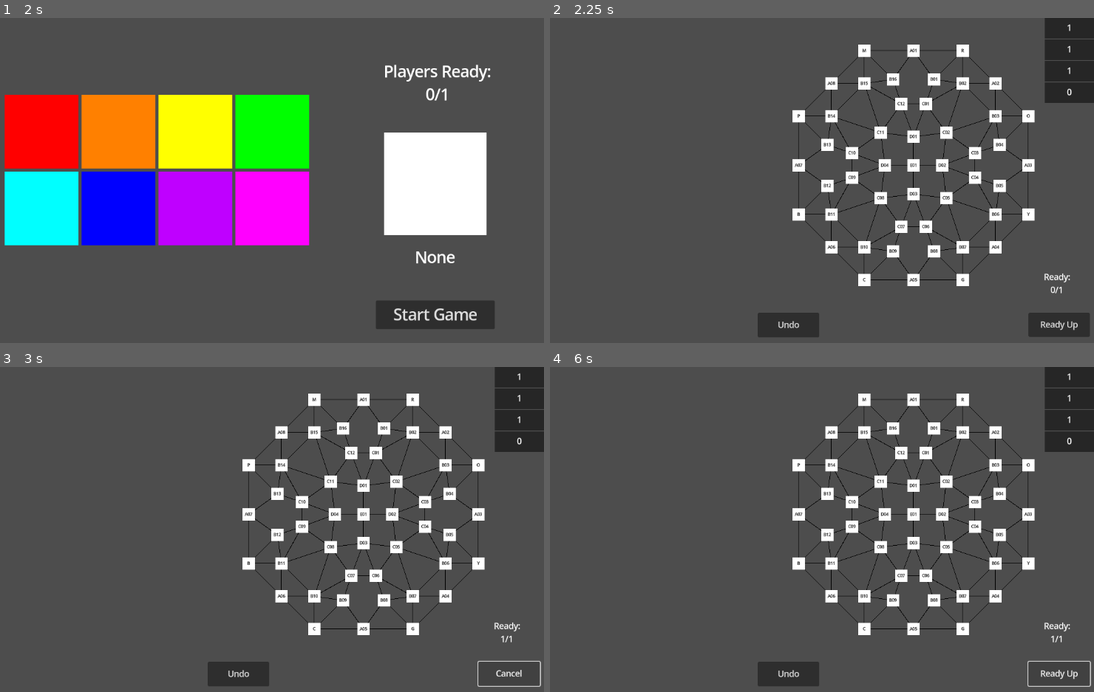
Above: before the commit, frames 1-4 (two rows, left to right).
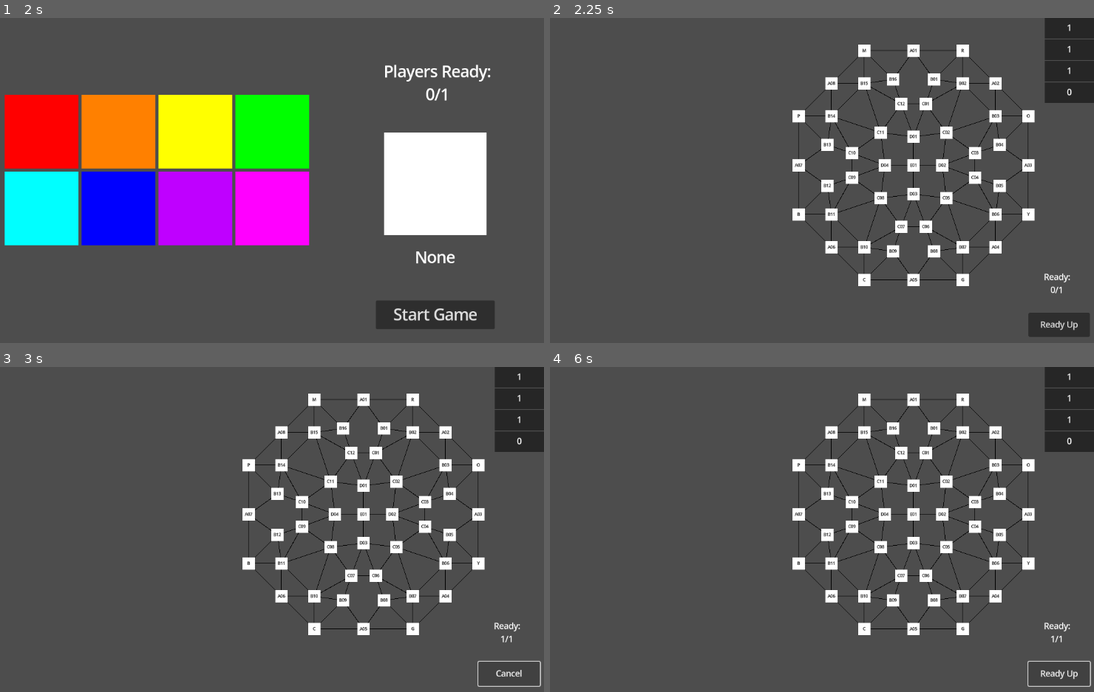
Above: after the commit, the same moments.

Repository: JadenValdez/DivideAndConquer
Game: Godot game, scene res://Scenes/Multiplayer.tscn
The game is run twice, just before and just after one commit, with the same random seed, the same clock (stepped at 60 frames per second) and the same inputs.
Inputs (mouse positions are in pixels of both pictures, inside the frame that each line leads up to):
- Up to frame 1 (2 s): tap Enter at 0.5 s; move the mouse to (380, 167) at 0.52 s; click (380, 167) at 0.67 s; click "Host Game" at 1.25 s
- Up to frame 2 (2.25 s): click "Start Game" at 2 s
- Up to frame 3 (3 s): click "Ready Up" at 2.75 s
- Up to frame 4 (6 s): click (789, 672) at 3.5 s, where only the run before the commit has a clickable "Undo"; click (789, 672) at 4.25 s, where only the run before the commit has a clickable "Undo"; click (789, 672) at 5 s, where only the run before the commit has a clickable "Undo"; click "Cancel" at 5.75 s

Frame 1 is identical in both runs. In frame 2, 0.8% of the frame differs, in the area x 38-50%, y 90-99%; in frame 3, 0.8%; in frame 4, 0.8%.
Error after the commit: Parse Error: Identifier "player_id" not declared in the current scope. (res://Scripts/ConquestSimulation.gd:35)

Commit message:
Started Conquest Simulation Logic
Started working on conquest simulation

Diff:
--- a/Scenes/MainBoard.tscn
+++ b/Scenes/MainBoard.tscn
@@ -385,6 +385,7 @@
 vertical_alignment = 1
 
 [node name="Undo" type="Button" parent="."]
+visible = false
 offset_left = 496.0
 offset_top = 576.0
 offset_right = 616.0
--- a/Scripts/ConquestSimulation.gd
+++ b/Scripts/ConquestSimulation.gd
@@ -1,12 +1,39 @@
 extends Node
 
 var TroopLocations: Dictionary = {}
-# Called when the node enters the scene tree for the first time.
+var TroopStatus: Dictionary = {}
+
 func _ready() -> void:
 	pass # Replace with function body.
 
+#"Team": GameManager.Players[multiplayer.get_unique_id()].Name,
+#"Type": troop_type,
+#"TP": troop_tp,
+#"Location": location,
+#"FireMove": fire_move,
+#"M1": m_1_location.text,
+#"M2": m_2_location.text,
+#"M3": m_3_location.text,
+#"M4": m_4_location.text
+
 func SimulateConquest(attack_lists: Dictionary) -> void:
+
 	TroopLocations = {}
 	for player_id in attack_lists:
 		for troop in attack_lists[player_id]:
-			pass
+			if attack_lists[player_id][troop].Location != "None":
+				TroopLocations[attack_lists[player_id][troop].Location][troop] = {
+					"Team": attack_lists[player_id][troop].Team,
+					"Type": attack_lists[player_id][troop].Type,
+					"TP": attack_lists[player_id][troop].TP
+				}
+
+				TroopStatus[troop] = "Active"
+
+	for location in TroopLocations:
+		for troop in TroopLocations[location]:
+			if attack_lists[player_id][troop].M1 != "X":
+				if attack_lists[player_id][troop].FireMove == 1:
+					pass
+				else:
+					pass
--- a/Scripts/MainBoard.gd
+++ b/Scripts/MainBoard.gd
@@ -4,9 +4,12 @@
 @onready var ready_button: Button = $Ready
 @onready var ready_players_label: Label = $ReadyPlayersLabel
 
+@onready var undo: Button = $Undo
+
 const TROOP_TAB = preload("res://Scenes/TroopTab.tscn")
 # Called when the node enters the scene tree for the first time.
 func _ready() -> void:
+	SignalBus.select_troop.connect(_select_troop)
 	SignalBus.update_ready_players_board.connect(_update_ready_players_board)
 	GameManager.ReadyPlayers = 0
 	ready_players_label.text = "Ready:
@@ -30,6 +33,12 @@
 
 		tab_number += 1
 
+func _select_troop(id: int, _type: String, _location: String) -> void:
+	if id == 0:
+		undo.hide()
+	else:
+		undo.show()
+
 
 func _on_undo_pressed() -> void:
 	SignalBus.undo_move.emit()
--- a/Scripts/PlayerInformation.gd
+++ b/Scripts/PlayerInformation.gd
@@ -14,5 +14,5 @@
 	for troop in GameManager.Players[multiplayer.get_unique_id()].Troops:
 		if !AttackList.has(troop):
 			return
-	RPCFunctions.SendAttackList(multiplayer.get_unique_id(), AttackList.duplicate(true))
+	RPCFunctions.SendAttackList(GameManager.Players[multiplayer.get_unique_id()].Name, AttackList.duplicate(true))
 	AttackList = {}
--- a/Scripts/RPCFunctions.gd
+++ b/Scripts/RPCFunctions.gd
@@ -30,11 +30,12 @@
 	GameManager.ReadyPlayers -= 1
 
 @rpc("call_local", "any_peer")
-func SendAttackList(id: int, attack_list: Dictionary) -> void:
+func SendAttackList(team: String, attack_list: Dictionary) -> void:
 	if multiplayer.is_server():
-		GameManager.AttackLists[id] = attack_list
+		GameManager.AttackLists[team] = attack_list
 		for player_id in GameManager.Players:
-			if !GameManager.AttackLists.has(player_id):
+			if !GameManager.AttackLists.has(GameManager.Players[player_id].Name):
 				return
+		print(GameManager.AttackLists)
 		ConquestSimulation.SimulateConquest(GameManager.AttackLists.duplicate(true))
 		GameManager.AttackLists = {}
--- a/Scripts/TroopTab.gd
+++ b/Scripts/TroopTab.gd
@@ -242,6 +242,7 @@
 	#else:
 		#PlayerInformation.AttackList[troop_id] = [m_1_location.text, m_2_location.text, m_3_location.text]
 	PlayerInformation.AttackList[troop_id] = {
+		"Team": GameManager.Players[multiplayer.get_unique_id()].Name,
 		"Type": troop_type,
 		"TP": troop_tp,
 		"Location": location,
@@ -251,6 +252,7 @@
 		"M3": m_3_location.text,
 		"M4": m_4_location.text
 		}
+
 	move_1.hide()
 	move_2.hide()
 	move_3.hide()
@@ -263,6 +265,12 @@
 	m_2_location.text = "X"
 	m_3_location.text = "X"
 	m_4_location.text = "X"
-	move_amount = 1
+
+	if recently_crafted && location == "None":
+		move_amount = 0
+	else:
+		move_amount = 1
+		recently_crafted = false
+
 	fire_move = 0
 	SignalBus.check_if_attacks_ready.emit()
